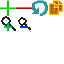
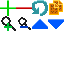
Revision of a layered w=64, h=64 image; what changed, layer by layer:
renamed "Layer 3" to "Layer 4", painted on it over [32, 19, 64, 29]
